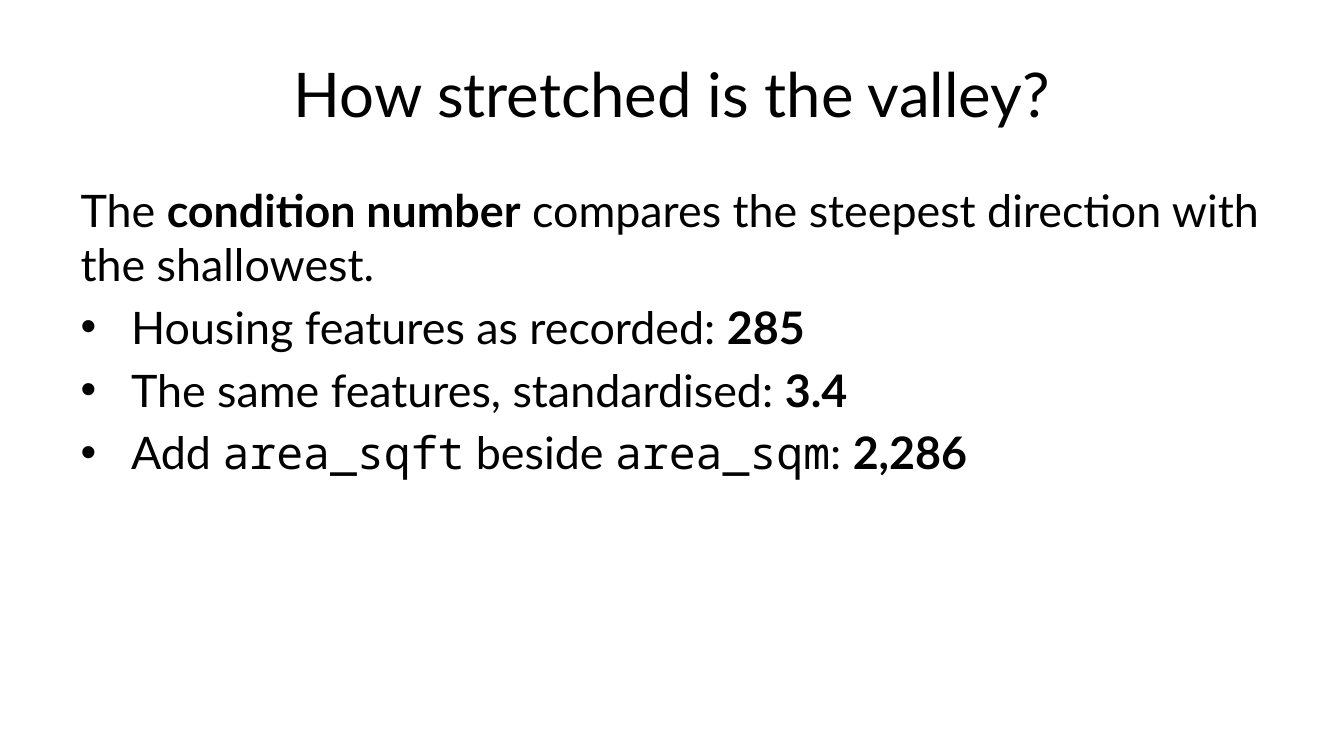
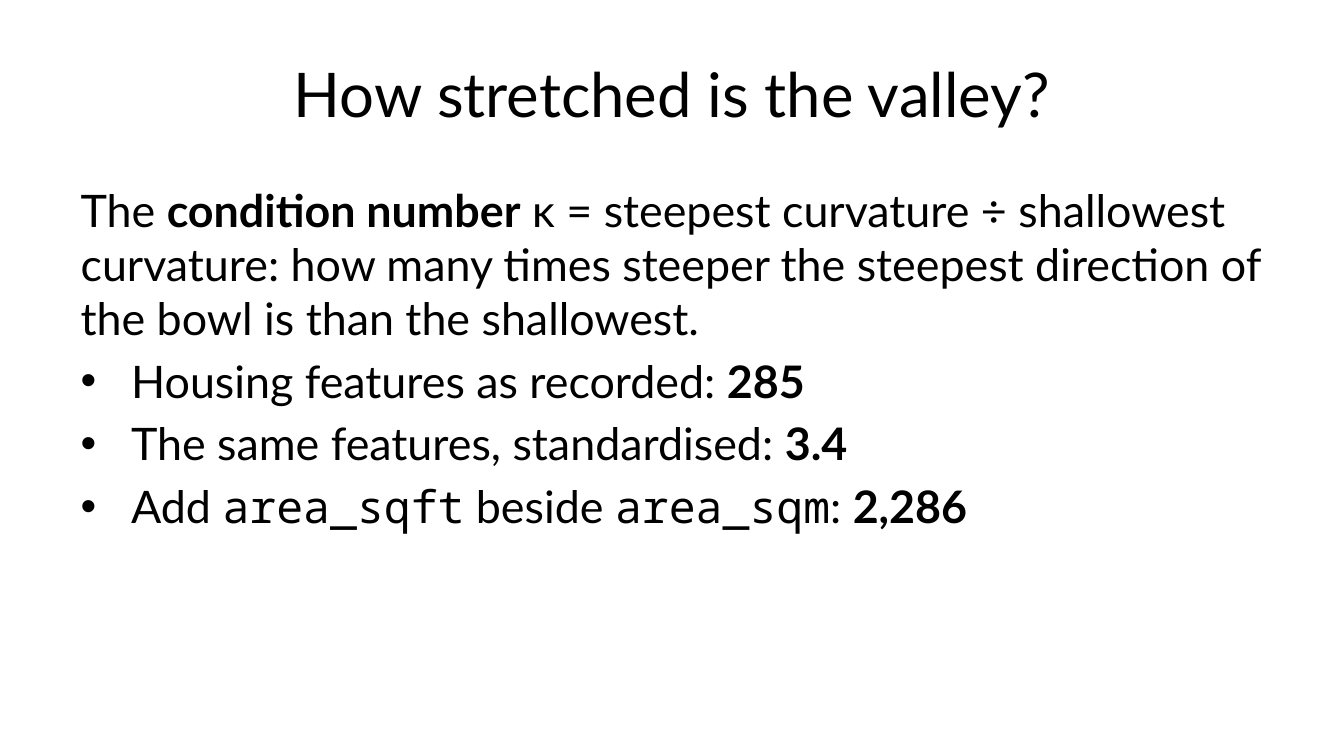
Before and after one commit to fabioantonini/technologies-for-artificial-intelligence, a slide deck: slide 19 of Lessons/03_regression/Slides/regression_slides.pptx. Drawn at 1344x756 pixels with LibreOffice and Linux fonts; fonts in the diff are those of the drawing; background and template pictures are left out. Boxes give left, top, right and bottom in pixels: in the first picture for what was removed or moved away, otherwise in the second. Text is boxed around its words. In the diff, an @@ line names an element or a change of style, - is before the commit and + after.

```diff
--- a/Lessons/03_regression/Slides/regression_slides.pptx
+++ b/Lessons/03_regression/Slides/regression_slides.pptx
@@ text at bbox=[81, 193, 1262, 336]: text changed @@
-The condition number compares the steepest direction with the shallowest.
+The condition number κ = steepest curvature ÷ shallowest curvature: how many times steeper the steepest direction of the bowl is than the shallowest.
```
Also in this commit, not shown: 13 other slides changed, 6 other files.
